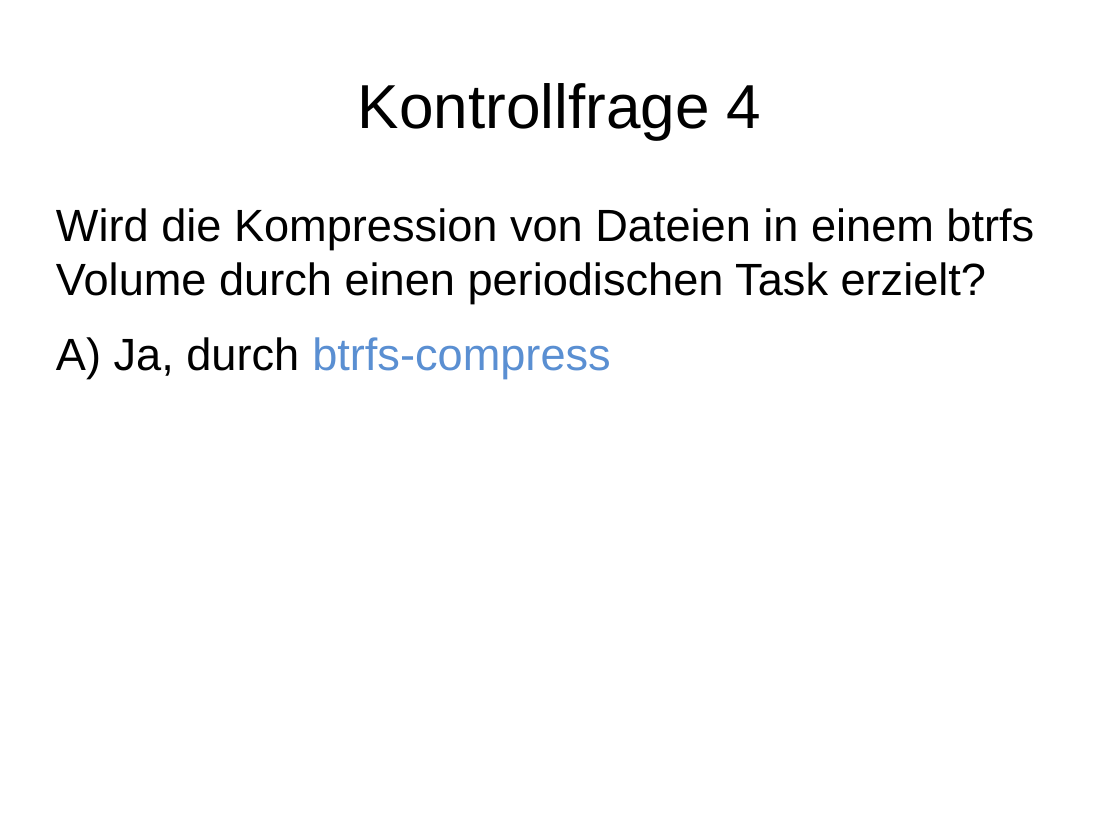
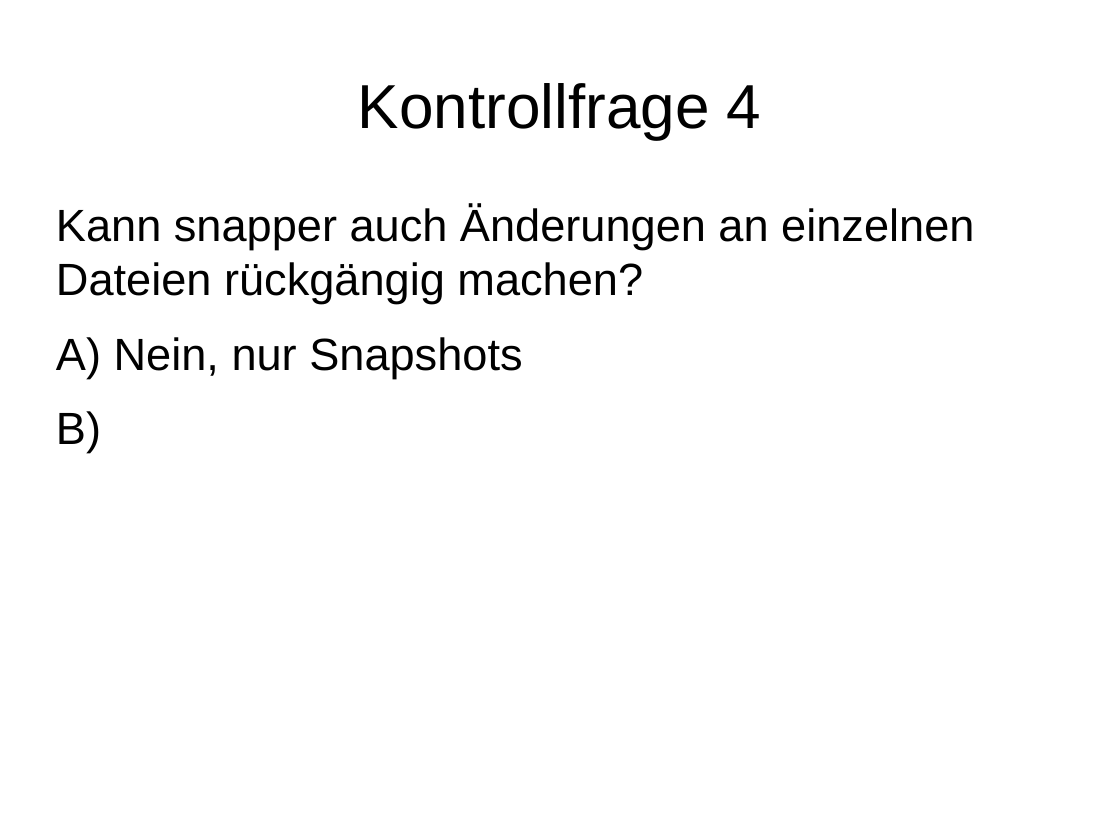
Before and after one commit to adfinis/adsy-trainings, a slide deck: slide 5 of SSA_SUSE-System-Administration/1006_snapper/modul_snapper_1006_04_check.odp. Drawn at 1120x840 pixels with LibreOffice and Linux fonts; fonts in the diff are those of the drawing. Boxes give left, top, right and bottom in pixels: in the first picture for what was removed or moved away, otherwise in the second. Text is boxed around its words. In the diff, an @@ line names an element or a change of style, - is before the commit and + after.

Commit message:
update module snapper

```diff
--- a/SSA_SUSE-System-Administration/1006_snapper/modul_snapper_1006_04_check.odp
+++ b/SSA_SUSE-System-Administration/1006_snapper/modul_snapper_1006_04_check.odp
@@ text at [56,206,974,452]: text changed @@
-Wird die Kompression von Dateien in einem btrfs Volume durch einen periodischen Task erzielt?
-A) Ja, durch btrfs-compress
+Kann snapper auch Änderungen an einzelnen Dateien rückgängig machen?
+A) Nein, nur Snapshots
+B)
```
Also in this commit, not shown: 2 other slides changed, 1 slide added, 1 slide removed, 2 other files.
